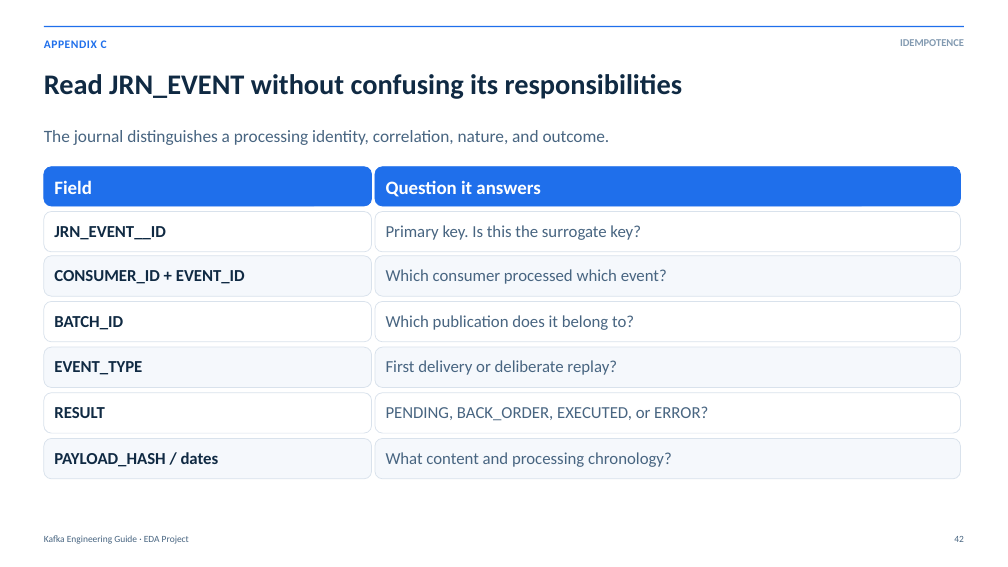
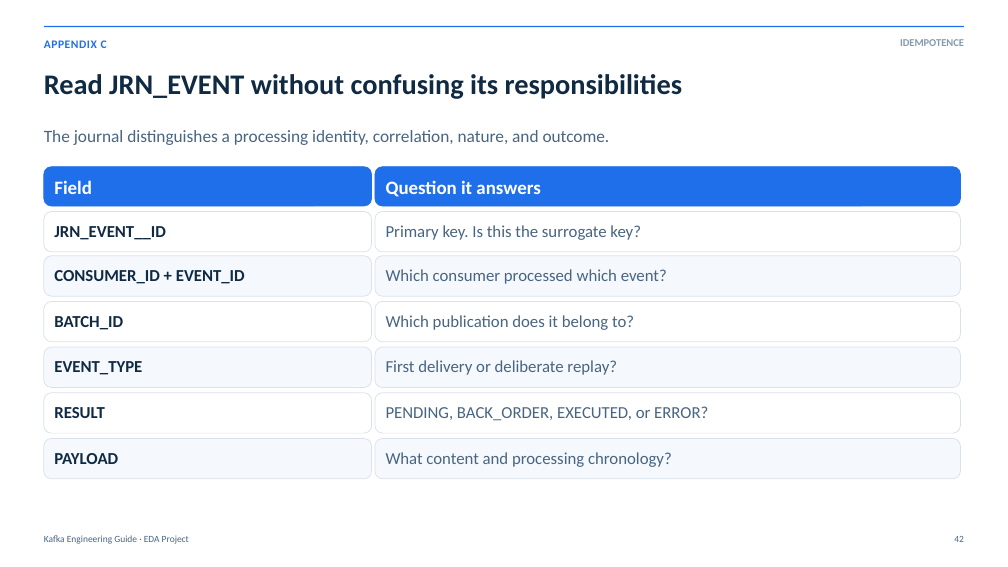
Before and after one commit to rdemers/org-rd-fullstack-springboot-eda, a slide deck: slide 42 of doc/presentation/org-rd-fullstack-springboot-eda-en.pptx. Drawn at 1008x567 pixels with LibreOffice and Linux fonts; fonts in the diff are those of the drawing. Boxes give left, top, right and bottom in pixels: in the first picture for what was removed or moved away, otherwise in the second. Text is boxed around its words. In the diff, an @@ line names an element or a change of style, - is before the commit and + after.

```diff
--- a/doc/presentation/org-rd-fullstack-springboot-eda-en.pptx
+++ b/doc/presentation/org-rd-fullstack-springboot-eda-en.pptx
@@ text at bbox=[54, 453, 118, 464]: text changed @@
-PAYLOAD_HASH / dates
+PAYLOAD
```
Also in this commit, not shown: 1 other slide changed, 24 other files.
